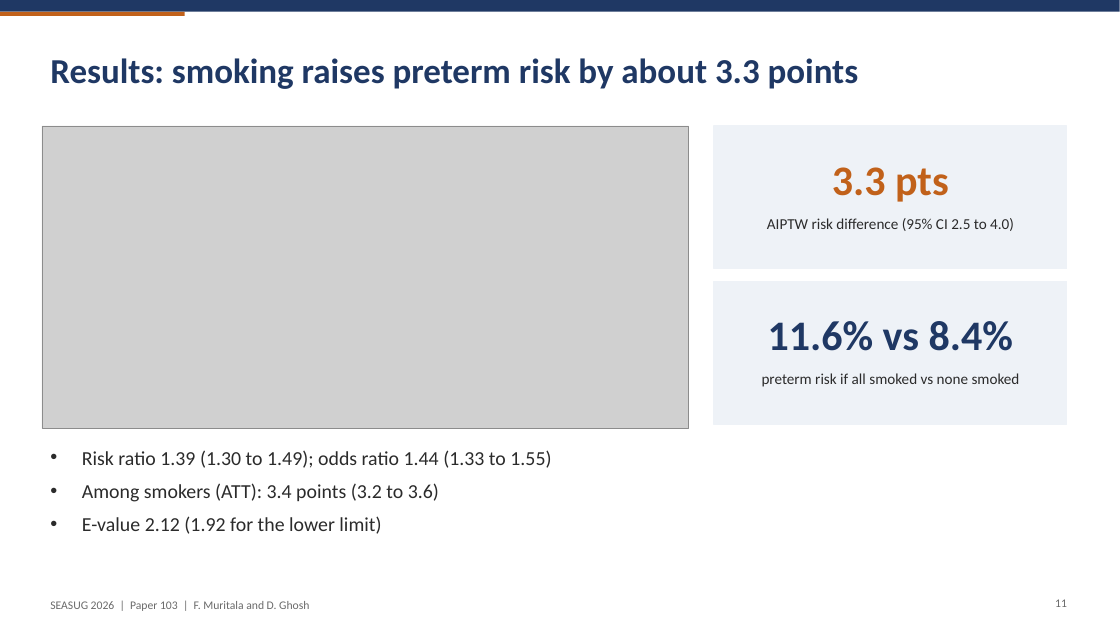
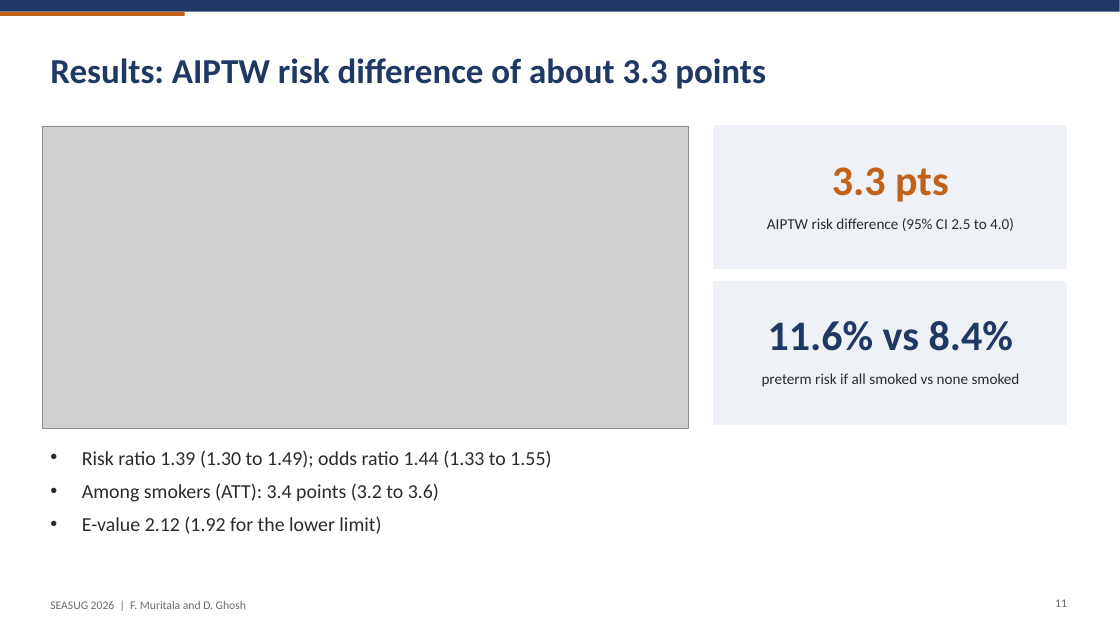
Before and after one commit to fmurital/Causal-Inference-, a slide deck: slide 11 of slides/SEASUG2026_Slides_Muritala_Ghosh.pptx. Drawn at 1120x630 pixels with LibreOffice and Linux fonts; fonts in the diff are those of the drawing; grey boxes stand for pictures. Boxes give left, top, right and bottom in pixels: in the first picture for what was removed or moved away, otherwise in the second. Text is boxed around its words. In the diff, an @@ line names an element or a change of style, - is before the commit and + after.

Commit message:
Final SEASUG 2026 materials: impersonal paper typeset in LaTeX, updated slides, README and figure fix

```diff
--- a/slides/SEASUG2026_Slides_Muritala_Ghosh.pptx
+++ b/slides/SEASUG2026_Slides_Muritala_Ghosh.pptx
@@ title at (50,58,766,89): text changed @@
-Results: smoking raises preterm risk by about 3.3 points
+Results: AIPTW risk difference of about 3.3 points
@@ text at (50,601,246,609): text changed @@
-SEASUG 2026 | Paper 103 | F. Muritala and D. Ghosh
+SEASUG 2026 | F. Muritala and D. Ghosh
```
Also in this commit, not shown: 14 other slides changed, 15 other files.
